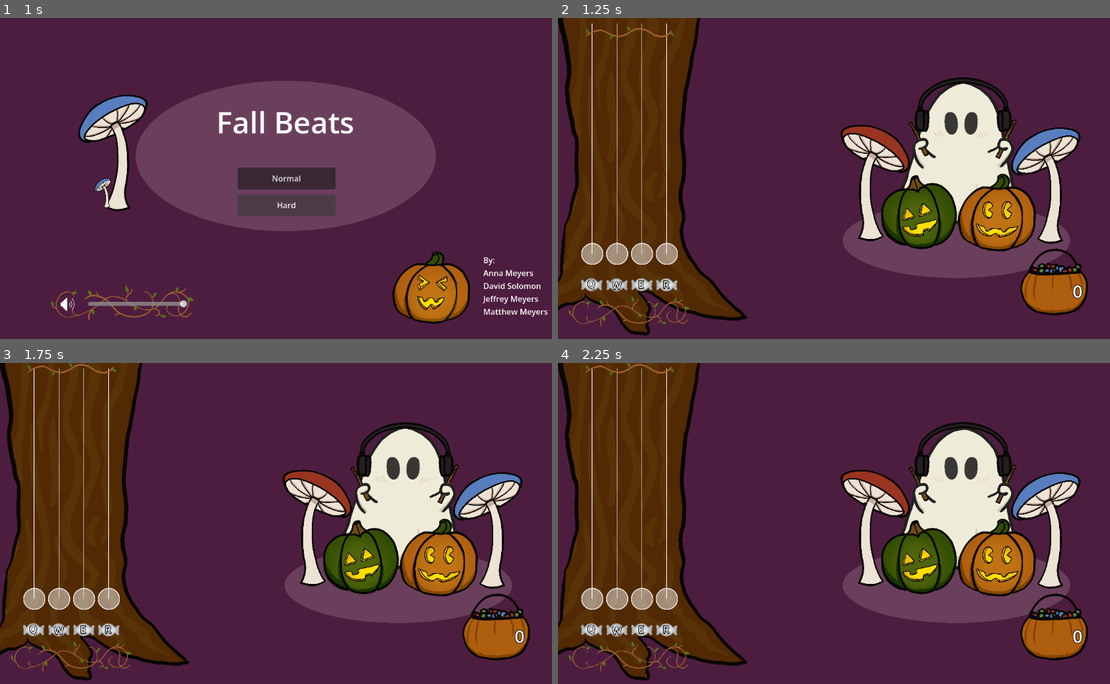
Above: before the commit, frames 1-4 (two rows, left to right).
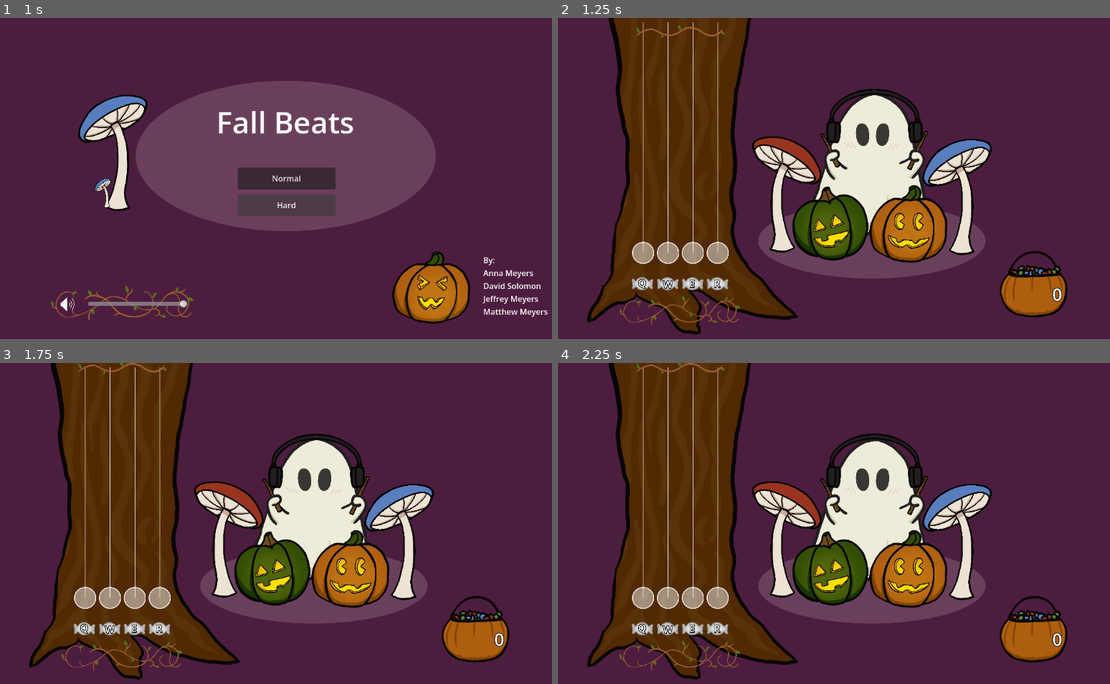
Above: after the commit, the same moments.

Repository: DarthObsidian/Jam
Game: Godot game, scene res://scenes/menu.tscn
Two runs of this game, one before a commit and one after it. Both use one fixed random seed, a clock stepped at 60 frames per second and the inputs below. Sound files missing from this copy of the repository are replaced by a short silence.
Inputs:
- Up to frame 1 (1 s): click "Hard" at 0.5 s
- Up to frame 2 (1.25 s): no input
- Up to frame 3 (1.75 s): hold E (mid-right) from 1.28 s (still down)
- Up to frame 4 (2.25 s): release E (mid-right) at 2.03 s; hold Q (left) from 2.03 s (still down)

Frame 1 is identical in both runs. In frame 2, 47% of the frame differs, in the area x 0-96%, y 0-99%; in frame 3, 47%; in frame 4, 47%.

Commit message:
bug fixes.

Diff:
--- a/scenes/game.tscn
+++ b/scenes/game.tscn
@@ -58,11 +58,6 @@
 scale = Vector2(4.210063, 4.895881)
 texture = ExtResource("2_kvpfn")
 
-[node name="Spotlight" type="Sprite2D" parent="."]
-position = Vector2(801, 448.99997)
-scale = Vector2(0.23888199, 0.21448109)
-texture = ExtResource("3_dinhu")
-
 [node name="click" type="AudioStreamPlayer" parent="."]
 stream = ExtResource("2_0tnpc")
 
@@ -72,24 +67,79 @@
 [node name="Metronome" type="AudioStreamPlayer" parent="."]
 stream = ExtResource("4_vtaks")
 
-[node name="Ghost" parent="." instance=ExtResource("1_uwrxv")]
-position = Vector2(805, 184)
-scale = Vector2(0.25, 0.25)
-
-[node name="Tree" type="Sprite2D" parent="."]
-position = Vector2(171, 317)
+[node name="Song" type="Node" parent="." node_paths=PackedStringArray("track", "music_player")]
+script = ExtResource("5_iywne")
+normal_song_data = "res://SongData/song_cozy.json"
+hard_song_data = "res://SongData/song_cozy_hard.json"
+track = NodePath("../CanvasLayer/tree/Track")
+music_player = NodePath("../Music")
+
+[node name="CanvasLayer" type="CanvasLayer" parent="."]
+
+[node name="Control" type="Control" parent="CanvasLayer"]
+layout_mode = 3
+anchors_preset = 8
+anchor_left = 0.5
+anchor_top = 0.5
+anchor_right = 0.5
+anchor_bottom = 0.5
+offset_left = -20.0
+offset_top = -20.0
+offset_right = 20.0
+offset_bottom = 20.0
+grow_horizontal = 2
+grow_vertical = 2
+
+[node name="CandyBucket" type="Sprite2D" parent="CanvasLayer/Control"]
+position = Vector2(400.49274, 233.50003)
+scale = Vector2(0.4963235, 0.49632356)
+texture = ExtResource("13_ir15t")
+
+[node name="Points" type="RichTextLabel" parent="CanvasLayer/Control"]
+layout_mode = 0
+offset_left = 350.49255
+offset_top = 228.5
+offset_right = 458.49255
+offset_bottom = 283.5
+theme_override_constants/outline_size = 5
+theme_override_font_sizes/normal_font_size = 35
+text = "0"
+horizontal_alignment = 2
+
+[node name="tree" type="Control" parent="CanvasLayer"]
+layout_mode = 3
+anchors_preset = 8
+anchor_left = 0.5
+anchor_top = 0.5
+anchor_right = 0.5
+anchor_bottom = 0.5
+offset_left = -20.0
+offset_top = -20.0
+offset_right = 20.0
+offset_bottom = 20.0
+grow_horizontal = 2
+grow_vertical = 2
+
+[node name="TreeSprite" type="Sprite2D" parent="CanvasLayer/tree"]
+position = Vector2(-282.75, 10.937653)
 scale = Vector2(0.39466542, 0.3946655)
 texture = ExtResource("9_trtic")
 
-[node name="Controls" type="Node" parent="Tree"]
-
-[node name="Left" type="Sprite2D" parent="Tree/Controls"]
+[node name="Combo" parent="CanvasLayer/tree" instance=ExtResource("3_lnu2h")]
+position = Vector2(-314.7499, 285.93768)
+scale = Vector2(0.35000002, 0.35)
+
+[node name="Track" parent="CanvasLayer/tree" instance=ExtResource("4_lbhrr")]
+position = Vector2(-409.75012, -304.79477)
+scale = Vector2(1.0000001, 1)
+
+[node name="Left" type="Sprite2D" parent="CanvasLayer/tree"]
 texture_filter = 1
-position = Vector2(67, 538)
-scale = Vector2(0.25, 0.25)
+position = Vector2(-386.74994, 231.93765)
+scale = Vector2(0.25000003, 0.25)
 texture = ExtResource("4_kvuet")
 
-[node name="Label" type="Label" parent="Tree/Controls/Left"]
+[node name="Label" type="Label" parent="CanvasLayer/tree/Left"]
 anchors_preset = 8
 anchor_left = 0.5
 anchor_top = 0.5
@@ -108,13 +158,13 @@
 horizontal_alignment = 1
 vertical_alignment = 1
 
-[node name="MidLeft" type="Sprite2D" parent="Tree/Controls"]
+[node name="MidLeft" type="Sprite2D" parent="CanvasLayer/tree"]
 texture_filter = 1
-position = Vector2(118, 538)
-scale = Vector2(0.25, 0.25)
+position = Vector2(-335.74994, 231.93765)
+scale = Vector2(0.25000003, 0.25)
 texture = ExtResource("4_kvuet")
 
-[node name="Label" type="Label" parent="Tree/Controls/MidLeft"]
+[node name="Label" type="Label" parent="CanvasLayer/tree/MidLeft"]
 anchors_preset = 8
 anchor_left = 0.5
 anchor_top = 0.5
@@ -133,13 +183,13 @@
 horizontal_alignment = 1
 vertical_alignment = 1
 
-[node name="MidRight" type="Sprite2D" parent="Tree/Controls"]
+[node name="MidRight" type="Sprite2D" parent="CanvasLayer/tree"]
 texture_filter = 1
-position = Vector2(168, 538)
-scale = Vector2(0.25, 0.25)
+position = Vector2(-285.74994, 231.93765)
+scale = Vector2(0.25000003, 0.25)
 texture = ExtResource("4_kvuet")
 
-[node name="Label" type="Label" parent="Tree/Controls/MidRight"]
+[node name="Label" type="Label" parent="CanvasLayer/tree/MidRight"]
 anchors_preset = 8
 anchor_left = 0.5
 anchor_top = 0.5
@@ -158,13 +208,13 @@
 horizontal_alignment = 1
 vertical_alignment = 1
 
-[node name="Right" type="Sprite2D" parent="Tree/Controls"]
+[node name="Right" type="Sprite2D" parent="CanvasLayer/tree"]
 texture_filter = 1
-position = Vector2(218, 538)
-scale = Vector2(0.25, 0.25)
+position = Vector2(-235.74995, 231.93765)
+scale = Vector2(0.25000003, 0.25)
 texture = ExtResource("4_kvuet")
 
-[node name="Label" type="Label" parent="Tree/Controls/Right"]
+[node name="Label" type="Label" parent="CanvasLayer/tree/Right"]
 anchors_preset = 8
 anchor_left = 0.5
 anchor_top = 0.5
@@ -183,43 +233,31 @@
 horizontal_alignment = 1
 vertical_alignment = 1
 
-[node name="Combo" parent="Tree" instance=ExtResource("3_lnu2h")]
-position = Vector2(-81.08136, 696.79254)
-scale = Vector2(0.8868272, 0.88682693)
-
-[node name="Track" parent="Tree" instance=ExtResource("4_lbhrr")]
-position = Vector2(-321.792, -800)
-scale = Vector2(2.533792, 2.5337913)
-
-[node name="Song" type="Node" parent="." node_paths=PackedStringArray("track", "music_player")]
-script = ExtResource("5_iywne")
-normal_song_data = "res://SongData/song_cozy.json"
-hard_song_data = "res://SongData/song_cozy_hard.json"
-track = NodePath("../Tree/Track")
-music_player = NodePath("../Music")
-
-[node name="CandyBucket" type="Sprite2D" parent="."]
-position = Vector2(998.0001, 533)
-scale = Vector2(0.4963235, 0.49632356)
-texture = ExtResource("13_ir15t")
-
-[node name="CanvasLayer" type="CanvasLayer" parent="."]
-
-[node name="Points" type="RichTextLabel" parent="CanvasLayer"]
-anchors_preset = 5
-anchor_left = 0.5
-anchor_right = 0.5
-offset_left = 371.0
-offset_top = 527.0
-offset_right = 479.0
-offset_bottom = 582.0
-grow_horizontal = 2
-theme_override_constants/outline_size = 5
-theme_override_font_sizes/normal_font_size = 35
-text = "0"
-horizontal_alignment = 2
+[node name="ghost" type="Control" parent="CanvasLayer"]
+layout_mode = 3
+anchors_preset = 8
+anchor_left = 0.5
+anchor_top = 0.5
+anchor_right = 0.5
+anchor_bottom = 0.5
+offset_left = -20.0
+offset_top = -20.0
+offset_right = 20.0
+offset_bottom = 20.0
+grow_horizontal = 2
+grow_vertical = 2
+
+[node name="Spotlight" type="Sprite2D" parent="CanvasLayer/ghost"]
+position = Vector2(75, 145.99997)
+scale = Vector2(0.23888199, 0.21448109)
+texture = ExtResource("3_dinhu")
+
+[node name="GhostSprite" parent="CanvasLayer/ghost" instance=ExtResource("1_uwrxv")]
+position = Vector2(71, -97)
+scale = Vector2(0.24999999, 0.24999999)
 
 [node name="GameOverPanel" type="Panel" parent="CanvasLayer"]
+visible = false
 anchors_preset = 8
 anchor_left = 0.5
 anchor_top = 0.5
--- a/scripts/game.gd
+++ b/scripts/game.gd
@@ -16,8 +16,9 @@
 @onready var highScoreBox = $CanvasLayer/GameOverPanel/VBoxContainer/HighScoreBox
 @onready var highScoreLabel = $CanvasLayer/GameOverPanel/VBoxContainer/HighScoreBox/HighScoreLabel
 @onready var gameOverPanel = $CanvasLayer/GameOverPanel
-@onready var points = $CanvasLayer/Points
-@onready var combo = $Tree/Combo
+@onready var points = $CanvasLayer/Control/Points
+@onready var combo = $CanvasLayer/tree/Combo
+@onready var ghost = $CanvasLayer/ghost/GhostSprite
 
 # Called when the node enters the scene tree for the first time.
 func _ready() -> void:
@@ -53,14 +54,14 @@
 func _do_hit(hitStatus: Constants.HitStatus) -> void:
 	match hitStatus:
 		Constants.HitStatus.Miss:
-			$Ghost.play_miss()
+			ghost.play_miss()
 			combo.clear_combo()
 		Constants.HitStatus.Good:
-			$Ghost.play_good()
+			ghost.play_good()
 			combo.add_combo()
 			_add_points()
 		Constants.HitStatus.Perfect:
-			$Ghost.play_perfect()
+			ghost.play_perfect()
 			combo.add_perfect_combo()
 			_add_points()
 		Constants.HitStatus.None:
@@ -98,10 +99,11 @@
 func _reset() -> void:
 	metronomeLoopCount = 0
 	$Metronome.play()
-	$Ghost.play_idle()
+	ghost.play_idle()
 	$Song.load_song()
 	gameOver = false
 	gameOverPanel.position.y = get_viewport().get_visible_rect().size.y
+	gameOverPanel.visible = false
 	totalPoints = 0
 	points.text = str(0)
 	combo.clear_combo()
@@ -112,16 +114,16 @@
 		var hitStatus = Constants.HitStatus.None
 		if Input.is_action_just_pressed("left"):
 			hitStatus = $Song.judge_note(0)
-			$Ghost.play_hit(Constants.Hit.Left)
+			ghost.play_hit(Constants.Hit.Left)
 		elif Input.is_action_just_pressed("mid-left"):
 			hitStatus = $Song.judge_note(1)
-			$Ghost.play_hit(Constants.Hit.MidLeft)
+			ghost.play_hit(Constants.Hit.MidLeft)
 		elif Input.is_action_just_pressed("mid-right"):
 			hitStatus = $Song.judge_note(2)
-			$Ghost.play_hit(Constants.Hit.MidRight)
+			ghost.play_hit(Constants.Hit.MidRight)
 		elif Input.is_action_just_pressed("right"):
 			hitStatus = $Song.judge_note(3)
-			$Ghost.play_hit(Constants.Hit.Right)
+			ghost.play_hit(Constants.Hit.Right)
 
 		_do_hit(hitStatus)
 	else:
Not shown, changed: export_presets.cfg
